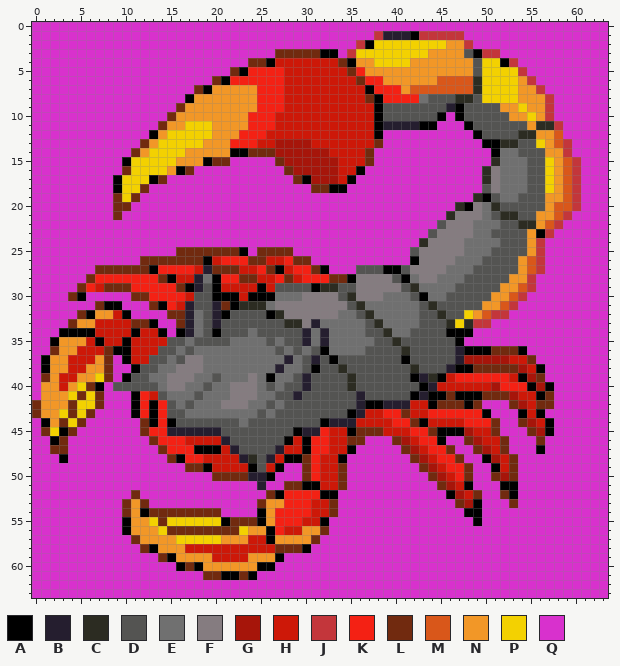
File history of a pixel-art sprite, graphics/pokemon/scorchion/front.png. The first picture shows the starting point.
The file is 64x64 pixels.
Palette (. is transparent): A #000000  B #251e2f  C #2c2c22  D #545452  E #707070  F #857c80  G #a6150a  H #cd1808  J #c3363b  K #f42114  L #712a0f  M #d9571a  N #f29727  P #f3d101  Q #d831cd
Pixels before (only the part around the change), first column x 0:
 0 QQQQQQQQQQQQQQQQQQQQQQQQQQQQQQQQQQQQQQQQQQQQQQQQQQQQQQQQQQQQQQQQ
 1 QQQQQQQQQQQQQQQQQQQQQQQQQQQQQQQQQQQQQQJBBBAJJJJJQQQQQQQQQQQQQQQQ
 2 QQQQQQQQQQQQQQQQQQQQQQQQQQQQQQQQQQQQJAPPPPPPPPNNJQQQQQQQQQQQQQQQ
 3 QQQQQQQQQQQQQQQQQQQQQQQQQQQLLLLLAAQJPPPPPPPPNNNNDAJJQQQQQQQQQQQQ
 4 QQQQQQQQQQQQQQQQQQQQQQQQLLAHHHHHHHLANNPPPPNNNNNNNDPPAJQQQQQQQQQQ
 5 QQQQQQQQQQQQQQQQQQQQQQLAKKKKHHHHHHHLKNNNNNNNNNNNNDPPPPJQQQQQQQQQ
 6 QQQQQQQQQQQQQQQQQQQQLAKKKKKKHHHHHHHHLKKNNNNNNMMMMCPPPPNJQQQQQQQQ
 7 QQQQQQQQQQQQQQQQQQLANNNNNKKKHHHHHHHHHAKKKNMMMMMMMCPPPPNNJQQQQQQQ
 8 QQQQQQQQQQQQQQQQQANNNNNNNKKKHHHHHHHHHLAKKKKEDDDCCDPPPPNNNJQQQQQQ
 9 QQQQQQQQQQQQQQQQLNNNNNNNNKKKHHHHHHHHHHADDDDDDDBADDDDNNPNNJQQQQQQ
10 QQQQQQQQQQQQQQQLNNNNNNNNKKKHHHHHHHHHHHADDDDDDAQADDDDDNNPNJQQQQQQ
11 QQQQQQQQQQQQQQLNNPPPNNNNKKKHHHHHHHHHHHABBBBAAQQQADDDDDDNCCJQQQQQ
12 QQQQQQQQQQQQQANPPPPPNNNKKKHHHHHHHHHHHHAQQQQQQQQQQADDDDCCNNMQQQQQ
13 QQQQQQQQQQQQLNPPPPPNNNKKKHHGGGGHHHHHHHLQQQQQQQQQQQAACCDDPNMJQQQQ
14 QQQQQQQQQQQLNPPPPNNNNNAALLLGGGGGGHHHHLQQQQQQQQQQQQQAEEDDDNNJQQQQ
15 QQQQQQQQQQAPPPPPNNNALLQQQQQLGGGGGGHHHLQQQQQQQQQQQQQCEEEDDPNMJQQQ
16 QQQQQQQQQQLPPPPNALQQQQQQQQQQLGGGGGHHAQQQQQQQQQQQQQCFEEEDDPNMJQQQ
17 QQQQQQQQQAPPPALQQQQQQQQQQQQQQLAGGGHAQQQQQQQQQQQQQQCFEEEDDPNMJQQQ
18 QQQQQQQQQAPPLQQQQQQQQQQQQQQQQQQLLAAQQQQQQQQQQQQQQQDFEEEDDPNMJQQQ
19 QQQQQQQQQLPLQQQQQQQQQQQQQQQQQQQQQQQQQQQQQQQQQQQQQCADEEDDDNNMJQQQ
20 QQQQQQQQQLLQQQQQQQQQQQQQQQQQQQQQQQQQQQQQQQQQQQQCAFECDDDDDNMMJQQQ
21 QQQQQQQQQLQQQQQQQQQQQQQQQQQQQQQQQQQQQQQQQQQQQQCFFFEDCCDDNNMJQQQQ
22 QQQQQQQQQQQQQQQQQQQQQQQQQQQQQQQQQQQQQQQQQQQQQDFFFEEEDDCCNMJQQQQQ
23 QQQQQQQQQQQQQQQQQQQQQQQQQQQQQQQQQQQQQQQQQQQQDFFFFEEDDDDNAJQQQQQQ
24 QQQQQQQQQQQQQQQQQQQQQQQQQQQQQQQQQQQQQQQQQQQCFFFFEEEEDDDNJQQQQQQQ
25 QQQQQQQQQQQQQQQQLLLLLLLAQLLLLQQQQQQQQQQQQQDFFFFFEEEDDDDNJQQQQQQQ
26 QQQQQQQQQQQQLLLLLLLAHKKKLLHHKLLQQQQQQQQQQQAFFFFEEEDDDDNMJQQQQQQQ
27 QQQQQQQLLLLLLAKKKKHBLLLHHKLAHKKLAQQQDDDAADFFFFEEEDDDDDNMJQQQQQQQ
28 QQQQQQLKKKKKKKLAHHBEAKKLLHHKLHKKKLLAFFFFDAEFFEEEDDDDDNNJQQQQQQQQ
29 QQQQQLKHLLLKKKKKLABDAHHHHAHDDDDACCDDFFFFFDCEEEEDDDDDNNMJQQQQQQQQ
30 QQQQLAQQQQQLLKKKKHDDAAAHAAAEEEFFFFDCFFFEEEDAEEDDDDDNNMJQQQQQQQQQ
31 QQQQQQQLAAQQQLAKHBDDBLACCCEFFFFFFFFDCEEEEEEDCDDDDDNNMJQQQQQQQQQQ
32 QQQQQLANNHAQQQQLLBEDBADDDDACFFFFFFEEDCEEEEEDDCDDPNMJJQQQQQQQQQQQ
33 QQQQLNNHHHHLLAQQLBEDBDDDDDDDCCFBEEEEEDCEEEEDDDCPCJJQQQQQQQQQQQQQ
34 QQQAAAAHHHHAHHAQABEDADDDEDDDDDBEBEEEEDDCEEDDDDAAAQQQQQQQQQQQQQQQ
35 QQANNNHAHHAHHHHDDEDDDDEEEEDEDDBEBEEEEEDDCDDDDDDAQQQQQQQQQQQQQQQQ
36 QQLNNHHHLAAHHHDDEDEEEEEEEEEDEDEDAEEEEDDDDCDDDDDBAAALLLAQQQQQQQQQ
37 QANNHHHNLQAHHDDEDFFEEEEEEEEEBEDBDADDDDDDDADDDDDBGGGGGHHLQQQQQQQQ
38 QANNHHNNLQQADDEEFFFEEEEEEEEBEEDADDCDDDDDDDCDDDBAALLLLLGHAQQQQQQQ
39 QLNHHNNPLQADDEEFFFEEDEEEFEAEEDBDDDDCDDDDDDABCAHKKKKKKHAGLQQQQQQQ
40 QNNHNPLAQDDDDDEFFEEDEEFFFEDEDDBDDDDCDDDDDDDABHHHHHHGKKKAGAQQQQQQ
41 QNNNPLPLQQQAKHDEEEDEEEFFFEEDDBDDDDDDBDDDDDABAALAAALLLGHHALQQQQQQ
42 LNNNLPPLQQQAKAKDEDEEEFFFEEDEDDDDDDDDBAABBBHHALLLALQQQLGHLLQQQQQQ
43 LNNPLPLQQQQAKAKDDEEEEEEEEDEDDDDDDDDABHHKKLHHKKKKKKAQQQAHAQQQQQQQ
44 QANLPLQQQQQQLAKADDDDDDDEDDDDDDDDABBBHHHHKKLAHHHHKKKLQQLGHAQQQQQQ
45 QLPALQQQQQQQLKKBBBBBBDDDDDDDDABBKHHALLLHHHKKLAAAGHHLQQQLGAQQQQQQ
46 QQALQQQQQQQQQLKKKHHHHBDDDDDDAHAKKHHLLQQQLGHKKAQQLGHHLQQQLQQQQQQQ
47 QQLLQQQQQQQQQQLKKKAAAHBDDDDBHHAKKHHAQQQQQLGHKKLQQLGHLQQQAQQQQQQQ
48 QQQAQQQQQQQQQQQLAKKHHHHBCDBHAALKHHAQQQQQQQLGHKKLQQAGHLQQQQQQQQQQ
49 QQQQQQQQQQQQQQQQQLLAHHHHADHAQQLKHHLQQQQQQQQLGHKKLQQAHLQQQQQQQQQQ
50 QQQQQQQQQQQQQQQQQQQQLLLLBBAQQQLKHHLQQQQQQQQQLGHKLQQLGLQQQQQQQQQQ
51 QQQQQQQQQQQQQQQQQQQQQQQQQBQQLLAAHHLQQQQQQQQQQLGHAQQQAAQQQQQQQQQQ
52 QQQQQQQQQQQLQQQQQQQQQQQQQQLAKKKKAAQQQQQQQQQQQQAGHLQQLAQQQQQQQQQQ
53 QQQQQQQQQQLNLQQQQQQQQQQQQLNNKKKHHLQQQQQQQQQQQQQLGAQQQLQQQQQQQQQQ
54 QQQQQQQQQQLNALLLLLLLLQQQQANKKKKHHLQQQQQQQQQQQQQQAAQQQQQQQQQQQQQQ
55 QQQQQQQQQQANNPLPPPPPPALLLANKKKHHAQQQQQQQQQQQQQQQQAQQQQQQQQQQQQQQ
56 QQQQQQQQQQANNNPLLLLLLLLPNNAKHHNNLQQQQQQQQQQQQQQQQQQQQQQQQQQQQQQQ
57 QQQQQQQQQQQLNNNNPPPPPNNNHHANNNNLQQQQQQQQQQQQQQQQQQQQQQQQQQQQQQQQ
58 QQQQQQQQQQQQLANNNHHHHHHHHHHLLLAQQQQQQQQQQQQQQQQQQQQQQQQQQQQQQQQQ
59 QQQQQQQQQQQQQQLANNNNHHHHNNNAQQQQQQQQQQQQQQQQQQQQQQQQQQQQQQQQQQQQ
60 QQQQQQQQQQQQQQQQALANNNNNNAAQQQQQQQQQQQQQQQQQQQQQQQQQQQQQQQQQQQQQ
61 QQQQQQQQQQQQQQQQQQQLLAALAQQQQQQQQQQQQQQQQQQQQQQQQQQQQQQQQQQQQQQQ
62 QQQQQQQQQQQQQQQQQQQQQQQQQQQQQQQQQQQQQQQQQQQQQQQQQQQQQQQQQQQQQQQQ
63 QQQQQQQQQQQQQQQQQQQQQQQQQQQQQQQQQQQQQQQQQQQQQQQQQQQQQQQQQQQQQQQQ
And afterwards:
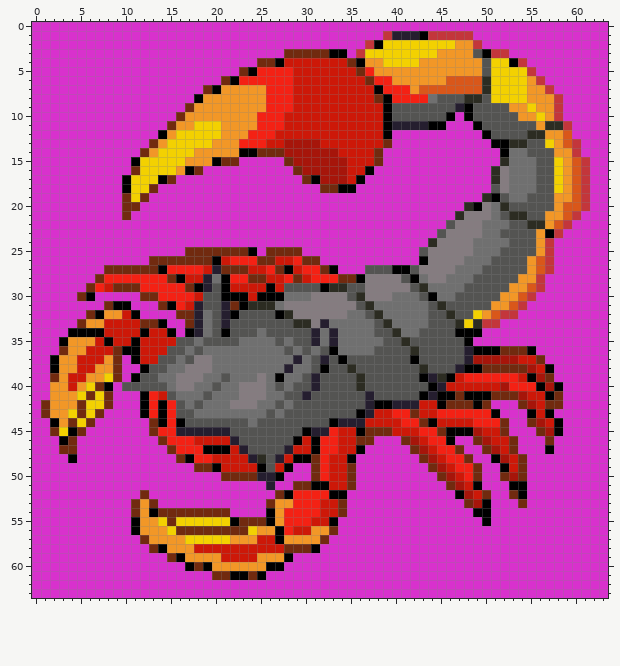
Edits made:
Changed rows in their new state; - is an unchanged pixel.
first column x 0:
 1 --------------------------------------QJ--BA----J-------------
 2 ------------------------------------QJA-------P-NJ------------
 3 ---------------------------Q----L-AQJ-------P---NDA-J---------
 4 ------------------------Q-LA------HLA-N---P------ND-PAJ-------
 5 ----------------------QLA---K------HLK-----------ND---PJ------
 6 --------------------QLA-----K-------HL-K-----N---MC---PNJ-----
 7 ------------------QLA----N--K--------HA--KN------MC---P-NJ----
 8 -----------------QA------N--K--------HLA---KE--D-CD---P--NJ---
 9 ----------------QL-------N--K---------HA------DBA---D-NP-NJ---
10 ---------------QL-------N--K----------HA-----DAQA----D-NPNJ---
11 --------------QL-N--P---N--K----------HA---B-A--QA-----DN-CJ--
12 -------------QAN----P--N--K-----------HA---------QA---D-C-NM--
13 ------------QLN----P--N--K-H---G------HL----------Q-A-C-DPNMJ-
14 -----------QLN---P----N-A--L-----G---HL------------QA-E--D-NJ-
15 ----------QA----P--NA-L----QL-----G--HL------------QC--E-DPNMJ
16 ----------QL---PNAL---------QL----G-HA------------QCF--E-DPNMJ
17 ---------QA--PAL-------------QLA--GHA-------------QCF--E-DPNMJ
18 ---------QA-PL-----------------Q-L-A--------------QDF--E-DPNMJ
19 ---------QLPL------------------------------------QCAD-E--D-NMJ
20 ---------Q-L-----------------------------------QCAFEC----DN-MJ
21 ---------QL-----------------------------------QC--FED-C-D-NMJ-
22 ---------------------------------------------QD--F--E-D-CNMJ--
23 --------------------------------------------QD---F-E---DNAJ---
24 -------------------------------------------QC---F---E--DNJ----
25 ----------------Q------LAQ---L------------QD----F--E---DNJ----
26 ------------Q------LAH--K-L-HK-L----------QA---F--E---DNMJ----
27 -------Q-----LA---KHB--L-HKLAH-KLA--Q--D-AD---F--E----DNMJ----
28 ------QL------KLA-HBEA-K-L-HKLH--K-LA---FDAE-F--E----D-NJ-----
29 -----QLKH--L----KLABDA---HAH---DA-C-D----FDC---E----D-NMJ-----
30 ----QLA----Q-L---KH-D--AH--A--E---FDC--F--EDA-E----D-NMJ------
31 -------QL-A--QLAKHB-DBLA--CE-------FDC-----EDC----D-NMJ-------
32 -----QLA-NHA---Q-LBEDBA---DAC-----F-EDC----E-DC-DPNM-J--------
33 ----QL-N---H-LA-QLBEDB------D-CFB----EDC---E--DCPC-J----------
34 ---Q---A---HA-HAQABEDA--DE----DBEB---E-DC-E---D--A------------
35 --QA--NHA-HA---H-DE---D---EDE-DBEB----E-DC-----DA-------------
36 --QL-N--HL-A--H-DED--------EDEDEDA---E---DC----DB--A--LA------
37 -QA-N--HNLQA-H-DED-F--------EBEDBDA------DA----DB----G-HL-----
38 -QA-N-H-NL-QA-D-E--F-------EB-EDA-DC------DC--DB-A----LGHA----
39 -QLN-H-NPLQA-D-E--F-ED--EFEA-EDB---DC-----DABCAH-----KHAGL----
40 -Q-NHNPLAQ----DE-F-ED-E--FEDE-DB---DC------DAB-----HG--KAGA---
41 -Q--NPLPL--QAKHD--ED--E--F-E-DB-----DB----DAB-AL--A--LG-HAL---
42 QL--NL-PL--QAKAKDED--E--F-EDE-------DB-A--B-HA--LAL--QLGH-L---
43 QL-NPLPL---QAKAK-D-------EDE-------DAB-H-KL-H-----KA--QAHA----
44 -QANLPL-----QLAKA------DE-------DA--B---H-KLA---H--KL-QLGHA---
45 -QLPAL------QL-K-----B-------DA-BK-HA--L--H-KL--AG-HL--QLGA---
46 --QAL--------QL--K---HB-----DAHA-K-H-L--QLGH-KA-QLG-HL--QL----
47 --Q-L---------QL--K--AHB---DB-HA-K-HA----QLGH-KL-QLGHL--QA----
48 ---QA----------QLA-K---HBCDBH-ALK-HA------QLGH-KL-QAGHL-------
49 -----------------Q-LA---HADHA-QLK-HL-------QLGH-KL-QAHL-------
50 --------------------Q---L-BA--QLK-HL--------QLGHKL-QLGL-------
51 -------------------------QB-Q-L-A-HL---------QLGHA--Q-A-------
52 -----------QL-------------QLA---K-A-----------QAGHL-QLA-------
53 ----------QLNL-----------QL-N--K-HL------------QLGA--QL-------
54 ----------QLNA-------L---QAN---K-HL-------------Q-A-----------
55 ----------QA-NPL-----PA--LAN--K-HA---------------QA-----------
56 ----------QA--NP-------LP-NAK-H-NL----------------------------
57 -----------QL---N----P--N-HA---NL-----------------------------
58 ------------QLA--N---------H--LA------------------------------
59 --------------QLA---N---H--NA---------------------------------
60 ----------------QALA-----N-A----------------------------------
61 -------------------Q-L-ALA------------------------------------
Changed places in both pictures, as pixel boxes (x1, y1, x2, y2):
changed: (32, 31, 590, 580)
